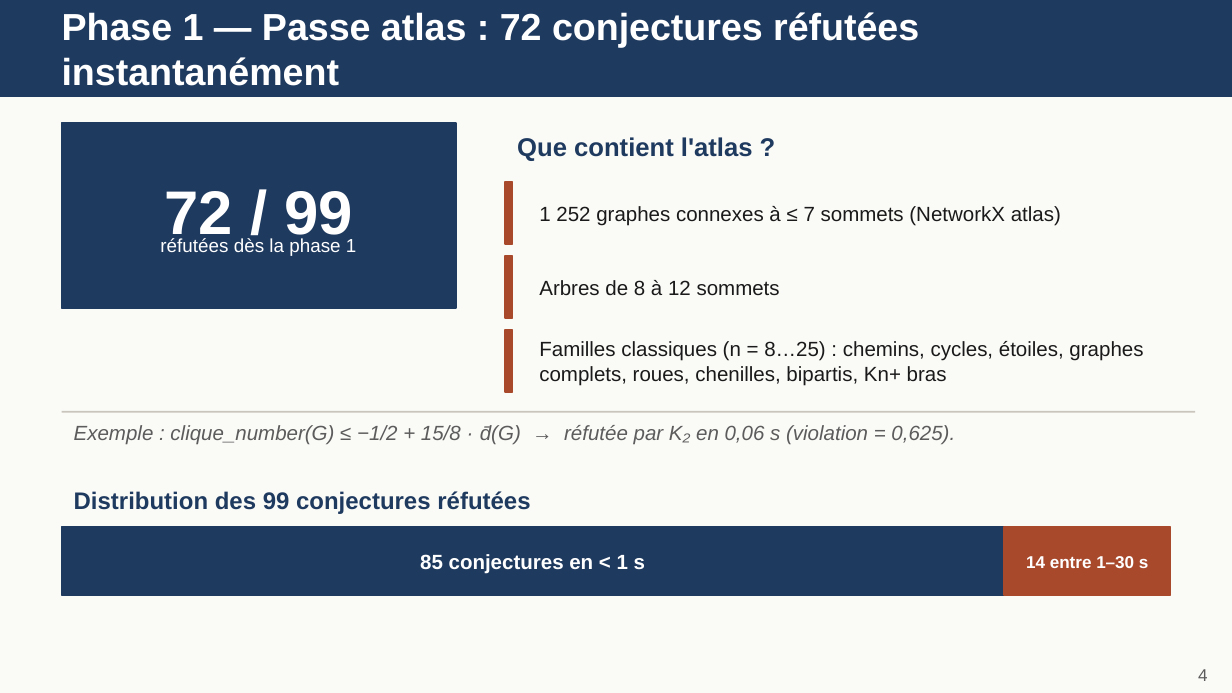
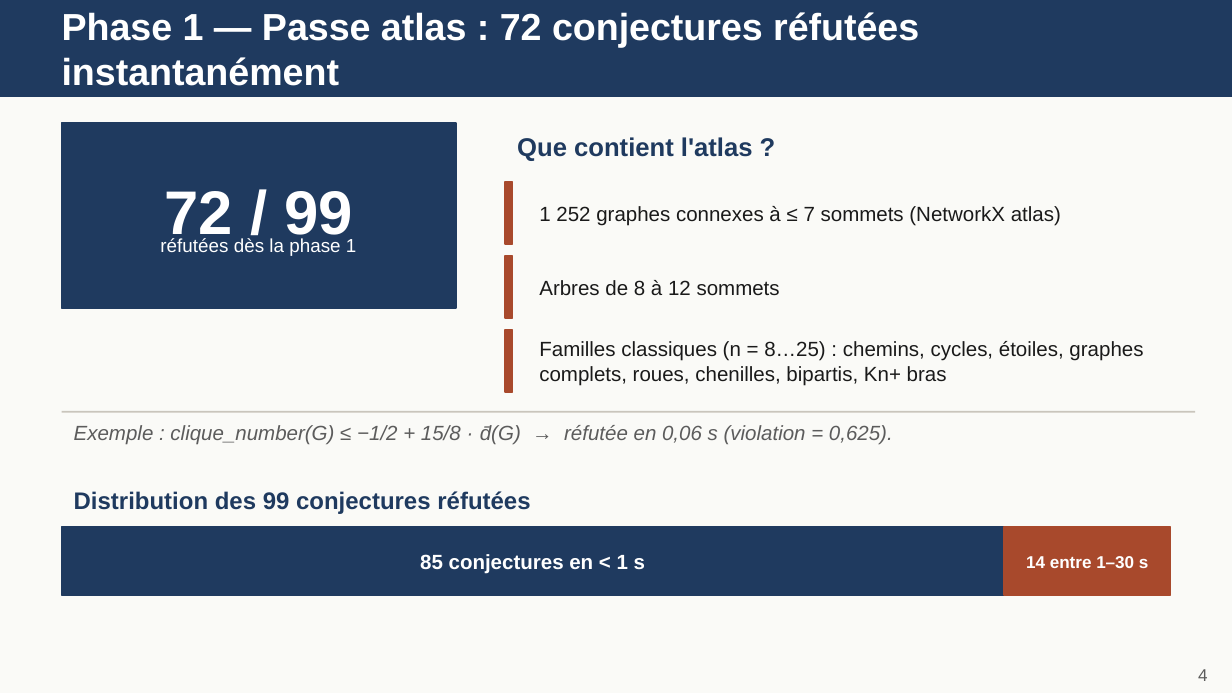
Before and after one commit to AlvesMartim/OC_Graph, a slide deck: slide 4 of PPT Rapport.pptx. Drawn at 1232x693 pixels with LibreOffice and Linux fonts; fonts in the diff are those of the drawing. Boxes give left, top, right and bottom in pixels: in the first picture for what was removed or moved away, otherwise in the second. Text is boxed around its words. In the diff, an @@ line names an element or a change of style, - is before the commit and + after.

```diff
--- a/PPT Rapport.pptx
+++ b/PPT Rapport.pptx
@@ text at <box>74,425,893,444</box>: text changed @@
-Exemple : clique_number(G) ≤ −1/2 + 15/8 · d̄(G) → réfutée par K₂ en 0,06 s (violation = 0,625).
+Exemple : clique_number(G) ≤ −1/2 + 15/8 · d̄(G) → réfutée en 0,06 s (violation = 0,625).
```
Also in this commit, not shown: 5 other slides changed, 1 slide added, 1 other file.
